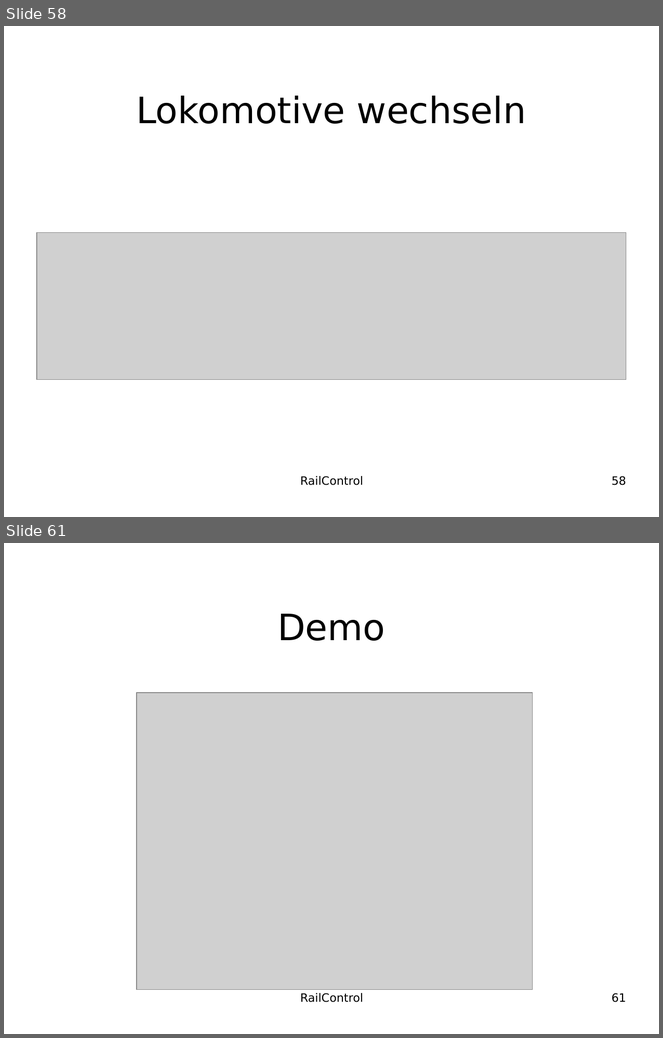
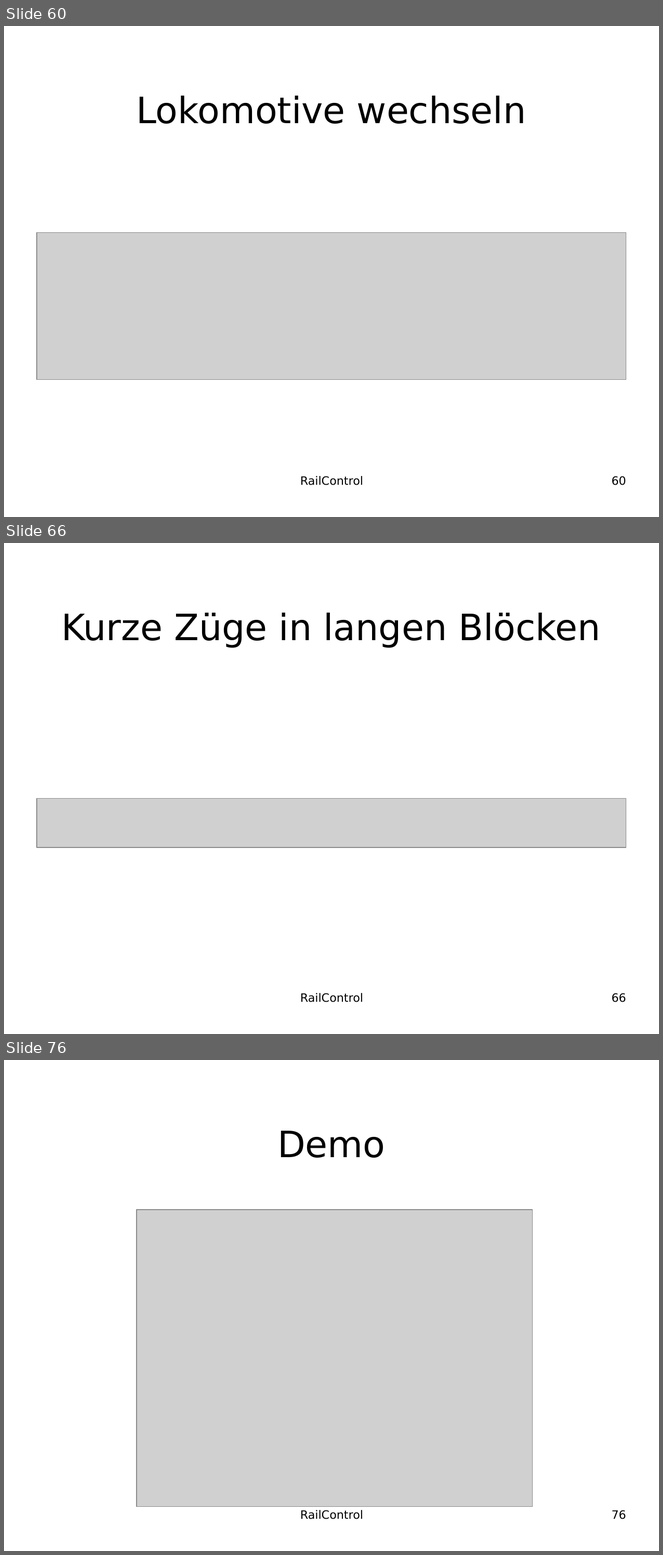
Before and after one commit to teddych/railcontrol, a slide deck: MAS/MAS_Thesis.odp. Shown one above the other, each under a label of ours: slides 58 and 61 before the commit, slides 60, 66 and 76 after it; the slides between them are not shown. The pictures are 663x1038 and 663x1555 pixels, drawn with LibreOffice and Linux fonts; fonts in the diff are those of the drawing; grey boxes stand for pictures; background and template pictures are left out. Boxes give left, top, right and bottom in pixels: in the first picture for what was removed or moved away, otherwise in the second. Text is boxed around its words. In the diff, an @@ line names an element or a change of style, - is before the commit and + after.

```diff
--- a/MAS/MAS_Thesis.odp
+++ b/MAS/MAS_Thesis.odp
@@ slide 66 added at [4,543,659,1034], background #FFFFFF @@
@@ title added at [61,613,600,648], 44 pt, text #000000 @@
+Kurze Züge in langen Blöcken
@@ picture added at [37,799,626,848] @@
@@ text added at [300,993,363,1003], 14 pt, text #000000 @@
+RailControl
@@ page number added at [612,993,626,1003], 14 pt, text #000000 @@
+66
@@ what was slide 58 is now slide 60 @@
@@ page number at [612,476,626,486]: text changed @@
-58
+60
@@ what was slide 61 is now slide 76 @@
@@ page number at [612,1510,626,1520]: text changed @@
-61
+76
```
Also in this commit, not shown: 1 slide changed, 16 other slides added, 2 slides removed.
